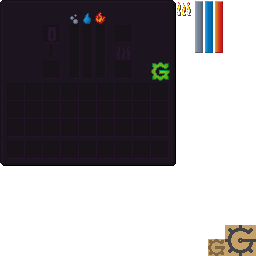
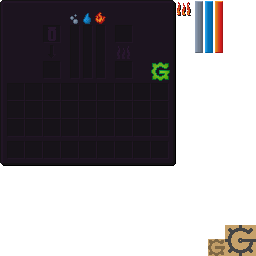
Before/after of a 256px x 256px layered artwork. What changed in the layer stack:
added layer "Layer 13" above "Layer 12" over [177, 2, 191, 16]
